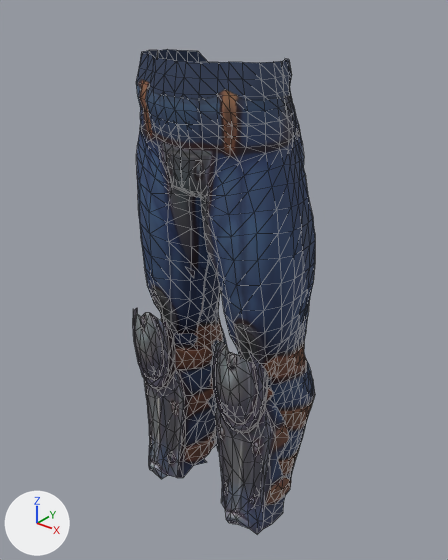
Two versions of the glTF model assets/models/character/outfits/Male_Tank1_Legs.gltf, one commit apart.
Camera for both pictures: a 50 mm lens placed at (0.796, -0.968, 1.293), pointed at (-0.011, 0.041, 0.667). Arrows for +X, +Y and +Z are at lower left; the lights stay in place. The first picture is the older version. Mesh edges are drawn as thin lines. Vertices at exactly the same position are counted once.

The first picture shows 'ArmorLegs'.
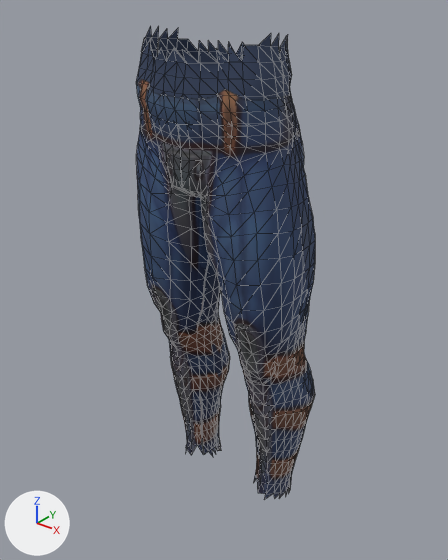
What differs and where, as boxes [x1, y1, x2, y2] in the pictures (448 x 560 px):
'ArmorLegs', reshaped
    before: [133, 49, 315, 534]
    after: [136, 26, 315, 500]
part 1 of me_sphere_005_retopology_001, deleted
    before: [133, 267, 291, 534]
part 2 of me_sphere_005_retopology_001, built on
    before: [139, 49, 292, 480]
    after: [139, 26, 292, 500]

Edits to the bpy script that builds the scene:
```text
Change me_sphere_005_retopology_001:
    used by ob_armorlegs; location = (0.0, 0.0, 0.0)
    remove me_sphere_005_retopology_001.from_pydata(...)  # 1840 vertices, 3198 faces; spans x -0.209..0.209, y -0.119..0.177, z 0.073..1.165
    add me_sphere_005_retopology_001.from_pydata(...)  # 1502 vertices, 2610 faces; spans x -0.207..0.207, y -0.12..0.172, z 0.056..1.21
    me_sphere_005_retopology_001 part 1: 6 loose pieces with 502 vertices, spanning x -0.209..0.209, y -0.115..0.177, z 0.088..0.871, are deleted
    me_sphere_005_retopology_001 part 2
    48 vertices are removed from x -0.165..0.165, y -0.11..0.118, z 0.073..1.165
    108 faces are deleted
    4 vertices move within x -0.101..0.101, y 0.036..0.084, z 0.113..0.138
    152 vertices are added at x -0.166..0.166, y -0.12..0.147, z 0.056..1.21
    226 new faces join them
    other edits to the shape of me_sphere_005_retopology_001 do not show in these pictures
    remove me_sphere_005_retopology_001.materials.append(mat_material_0)
```
